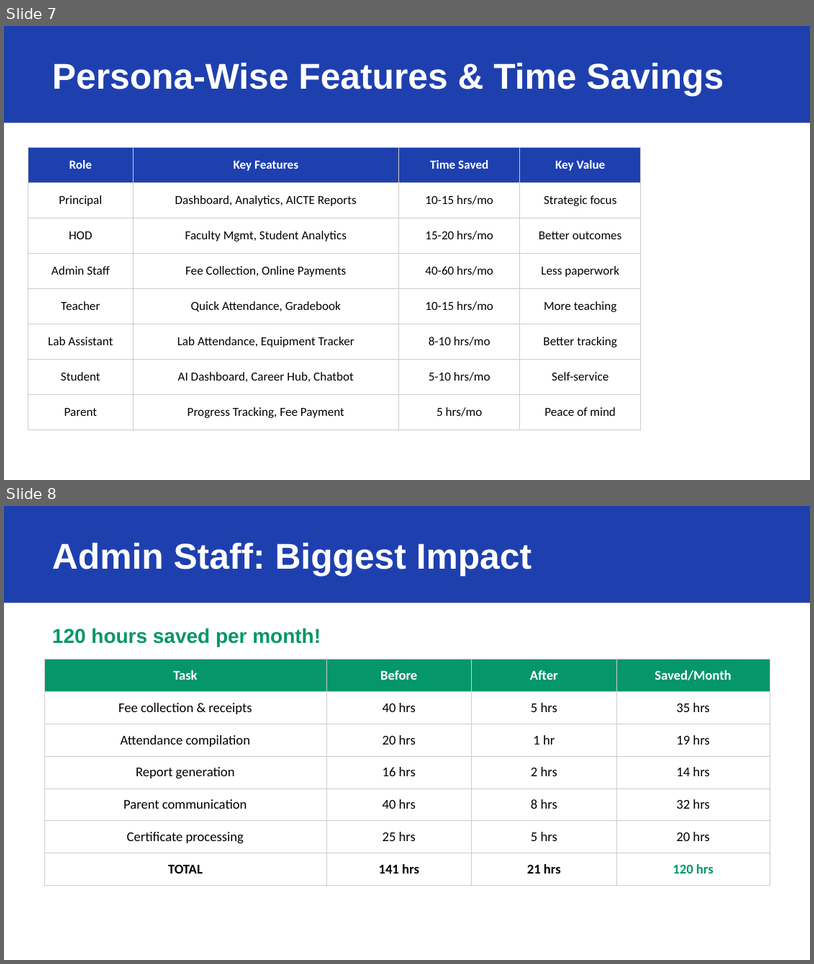
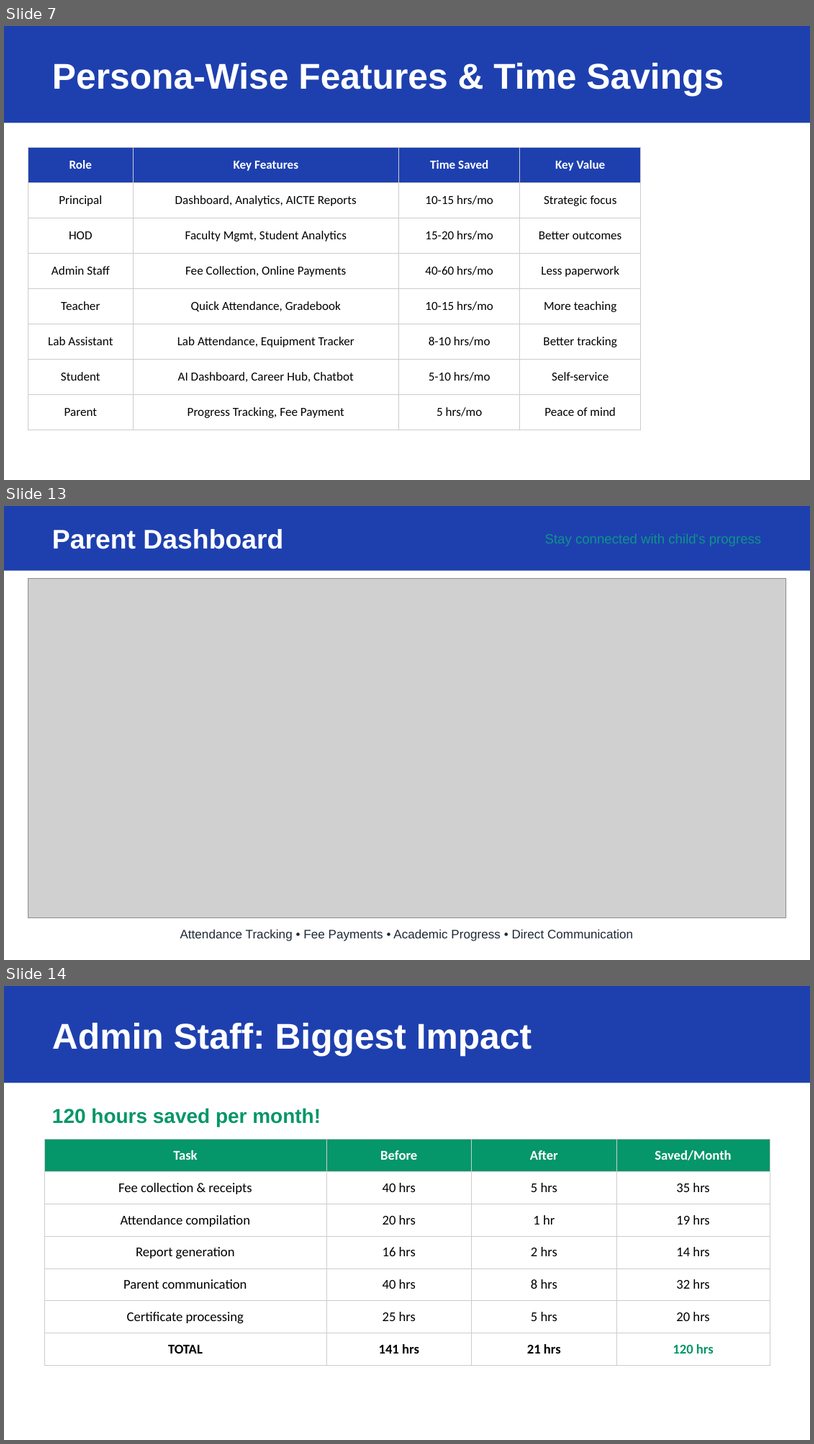
Before and after one commit to gsriramve/edunexus, a slide deck: docs/sales/EduNexus_Sales_Pitch.pptx. Shown one above the other, each under a label of ours: slides 7 and 8 before the commit, slides 7, 13 and 14 after it; the slides between them are not shown. The pictures are 814x964 and 814x1444 pixels, drawn with LibreOffice and Linux fonts; fonts in the diff are those of the drawing; grey boxes stand for pictures. Boxes give left, top, right and bottom in pixels: in the first picture for what was removed or moved away, otherwise in the second. Text is boxed around its words. In the diff, an @@ line names an element or a change of style, - is before the commit and + after.

```diff
--- a/docs/sales/EduNexus_Sales_Pitch.pptx
+++ b/docs/sales/EduNexus_Sales_Pitch.pptx
@@ slide 13 added at (4, 506, 810, 960), background #FFFFFF @@
@@ rectangle added at (4, 506, 810, 571), fill #1E40AF @@
@@ text added at (52, 529, 283, 549), 24 pt, text #FFFFFF, bold @@
+Parent Dashboard
@@ text added at (545, 533, 762, 546), 12 pt, text #0D9488 @@
+Stay connected with child's progress
@@ picture added at (28, 579, 786, 917) @@
@@ text added at (180, 929, 633, 941), 11 pt, text #1F2937 @@
+Attendance Tracking • Fee Payments • Academic Progress • Direct Communication
@@ what was slide 8 is now slide 14 @@
```
Also in this commit, not shown: 5 other slides added, 1 other file.
